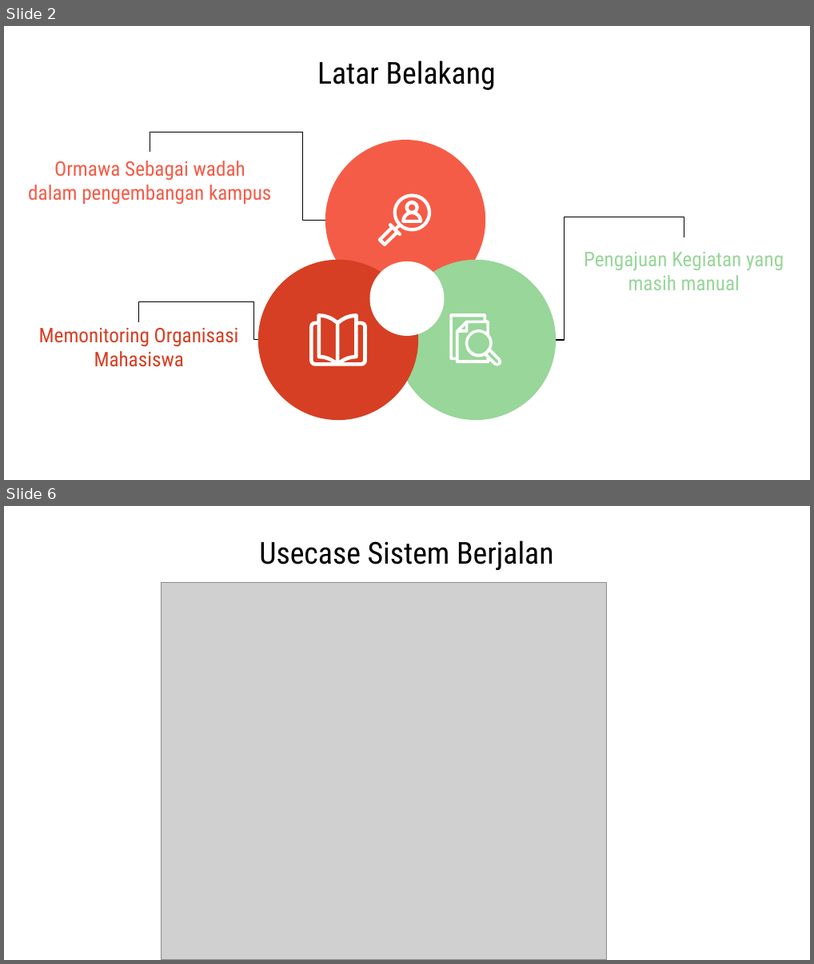
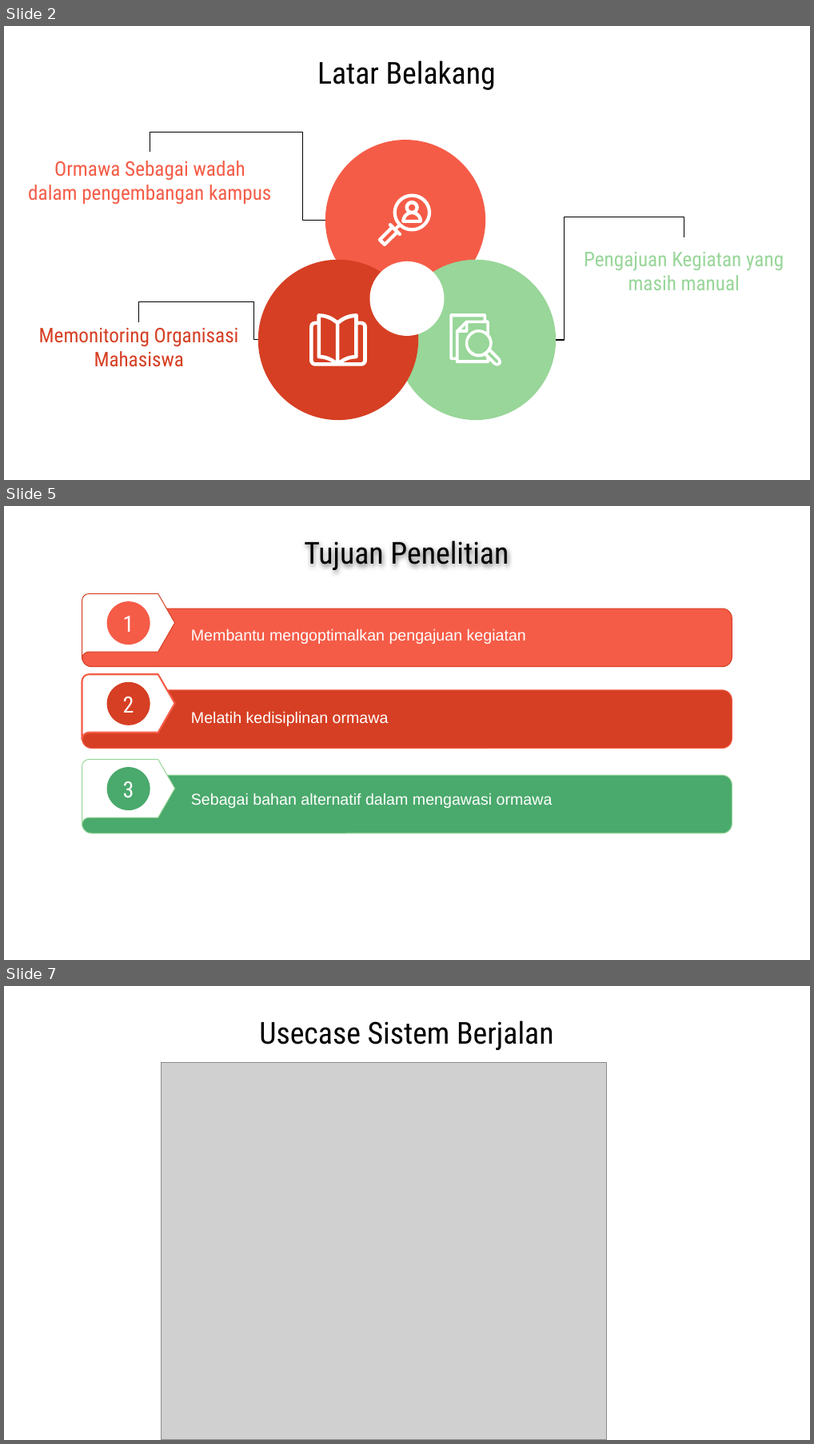
Before and after one commit to islahatun/laporan_Skripsi, a slide deck: bismillah sidang.pptx. Shown one above the other, each under a label of ours: slides 2 and 6 before the commit, slides 2, 5 and 7 after it; the slides between them are not shown. The pictures are 814x964 and 814x1444 pixels, drawn with LibreOffice and Linux fonts; fonts in the diff are those of the drawing; grey boxes stand for pictures. Boxes give left, top, right and bottom in pixels: in the first picture for what was removed or moved away, otherwise in the second. Text is boxed around its words. In the diff, an @@ line names an element or a change of style, - is before the commit and + after.

```diff
--- a/bismillah sidang.pptx
+++ b/bismillah sidang.pptx
@@ slide 5 added at (x1=4, y1=506, x2=810, y2=960), background #FFFFFF @@
@@ title added at (x1=304, y1=540, x2=509, y2=570), 27 pt, text #000000 @@
+Tujuan Penelitian
@@ group added at (x1=82, y1=594, x2=732, y2=667): 1 rounded rectangle, 1 freeform shape, 1 text, 1 ellipse @@
+Membantu mengoptimalkan pengajuan kegiatan
+1
@@ group added at (x1=82, y1=675, x2=732, y2=748): 1 rounded rectangle, 1 freeform shape, 1 text, 1 ellipse @@
+Melatih kedisiplinan ormawa
+2
@@ group added at (x1=82, y1=760, x2=732, y2=832): 1 rounded rectangle, 1 freeform shape, 1 text, 1 ellipse @@
+Sebagai bahan alternatif dalam mengawasi ormawa
+3
@@ what was slide 6 is now slide 7 @@
```
Also in this commit, not shown: 5 slides changed, 1 other slide added.
